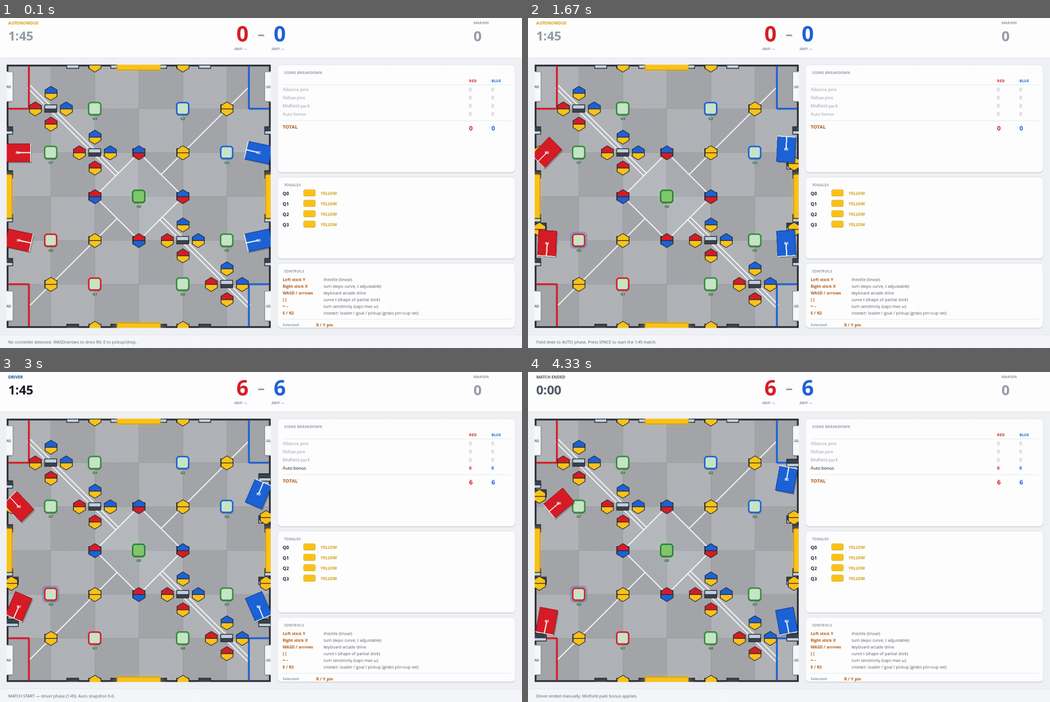
Above: before the commit, frames 1-4 (two rows, left to right).
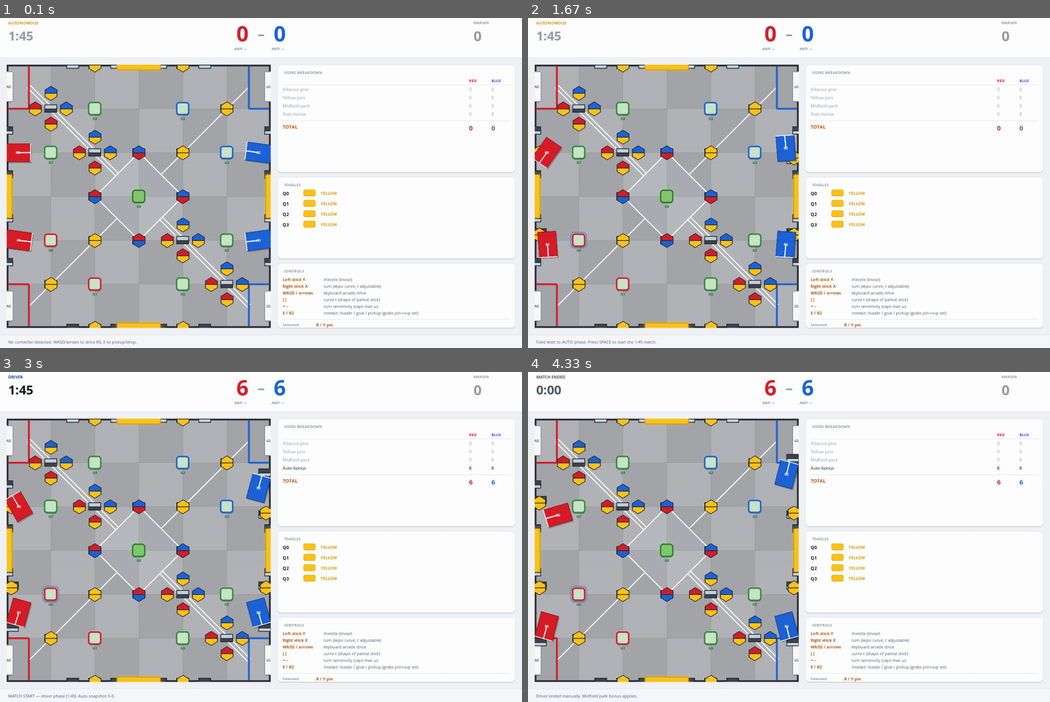
Above: after the commit, the same moments.

Repository: Joboyoyo/vex-override-sim
Game: pygame game, started from render/pygame_view.py
Two runs of this game, one before a commit and one after it. Both use one fixed random seed, a clock stepped at 60 frames per second and the inputs below.
Inputs (mouse positions are in pixels of both pictures, inside the frame that each line leads up to):
- Up to frame 1 (0.1 s): no input
- Up to frame 2 (1.67 s): tap W at 0.33 s; tap D at 0.67 s; click (580, 232) at 1.05 s; hold Right from 1.33 s (still down); tap Space at 1.4 s
- Up to frame 3 (3 s): tap Space at 1.7, 1.9, 2.57, 2.87 s; release Right at 1.8 s; hold Up 1.83-2.13 s; tap E at 2.17 s; hold Right 2.5-2.97 s
- Up to frame 4 (4.33 s): tap E at 3 s; hold Left 3.33-3.87 s; tap Space at 3.4, 3.7, 3.97, 4.3 s; hold Down 3.9-4.2 s; hold Left from 4.23 s (still down)

The runs differ from the first frame. In frame 1, 0.2% of the frame differs, in the area x 1-52%, y 37-72%; in frame 2, 0.6%; in frame 3, 1.3%; in frame 4, 1.6%, in the area x 1-52%, y 24-84%.

Commit message:
Fix sim/train mismatch — pin live game physics to training dt
Headless eval showed the PPO policy at 90% ownership, but the user
reported BLUE on the toggle in the live game. Root cause: the live
loop ran physics at the variable real-time dt (~0.0167s at 60 FPS),
but the RL env and trained policy use a FIXED dt=0.05 (20 Hz).

At higher tick rate:
 - The wheel-ramping covers less distance per step (since accel rate
   is constant ft/s² regardless of step size)
 - The NN's per-step decisions get applied to smaller motions
 - The cumulative behavior diverges from what the policy learned

Headless reproduction at dt=1/60: NN bot fell from 90% ownership
(at training dt) to 0% (at live dt). Total inversion of who wins.

Fix: decouple render rate from physics rate. The render loop still
spins at 60 FPS for smooth animation, but we accumulate real time
and only advance physics in fixed 0.05s steps (matching training).

This is a standard 'fixed-timestep loop' pattern. The 0.25s safety
cap on real_dt prevents the spiral-of-death when the window is
backgrounded for a long time.

Co-Authored-By: Claude Opus 4.7 (1M context) <noreply@anthropic.com>

Diff:
--- a/render/pygame_view.py
+++ b/render/pygame_view.py
@@ -220,6 +220,15 @@
     def run(self) -> None:
         running = True
         last_t = pygame.time.get_ticks() / 1000.0
+        # The RL env (and the trained NN policy) was trained with a FIXED
+        # simulation dt of 0.05 s (20 Hz). The display runs at 60 FPS for
+        # smoothness, but if we also stepped physics at 60 Hz the wheel-
+        # ramping and the NN's per-step decisions would behave 3× differently
+        # from training. So we accumulate real time and only advance physics
+        # in 0.05-second chunks — display stays smooth, simulation stays
+        # consistent with training.
+        SIM_DT = 0.05
+        sim_accumulator = 0.0
         while running:
             for event in pygame.event.get():
                 if event.type == pygame.QUIT:
@@ -268,25 +277,26 @@
                                       if j.get_instance_id() != event.instance_id]
                     self.status = "Controller disconnected."
 
-            # Tick robot kinematics from held keys
+            # Tick simulation in FIXED 0.05-second steps. Display still
+            # renders at 60 FPS, but we may run 0, 1, 2, or 3 physics steps
+            # per frame depending on real time elapsed since last frame —
+            # this keeps the bot policy operating at the same dt it trained on.
             now_t = pygame.time.get_ticks() / 1000.0
-            dt = max(0.0, min(0.05, now_t - last_t))
+            real_dt = max(0.0, min(0.25, now_t - last_t))   # cap at 0.25s
             last_t = now_t
+            sim_accumulator += real_dt
             self._poll_analog_trigger()
-            # Player drives R0 — except in duel mode, where R0 is also an AI.
-            if not self.duel_mode:
-                self._update_robot_kinematics(dt)
-            # Tick AI bots
-            for bot in self.bots:
-                bot.update(dt)
-            # After all motion: push apart overlapping robots (player shoves bots)
-            self._resolve_robot_overlaps()
-            # Then displace any loose pins/cups that the robots are touching
-            self._push_loose_objects()
-            # Per-frame: enforce SC4 (toggle UNSET while any robot touches it)
-            self._update_toggle_contact()
-            # Per-frame: tick the match clock during the driver period
-            self._tick_match_clock(dt)
+            while sim_accumulator >= SIM_DT:
+                # Player drives R0 — except in duel mode, where R0 is also AI.
+                if not self.duel_mode:
+                    self._update_robot_kinematics(SIM_DT)
+                for bot in self.bots:
+                    bot.update(SIM_DT)
+                self._resolve_robot_overlaps()
+                self._push_loose_objects()
+                self._update_toggle_contact()
+                self._tick_match_clock(SIM_DT)
+                sim_accumulator -= SIM_DT
 
             self._update_hover(pygame.mouse.get_pos())
             self._render()
